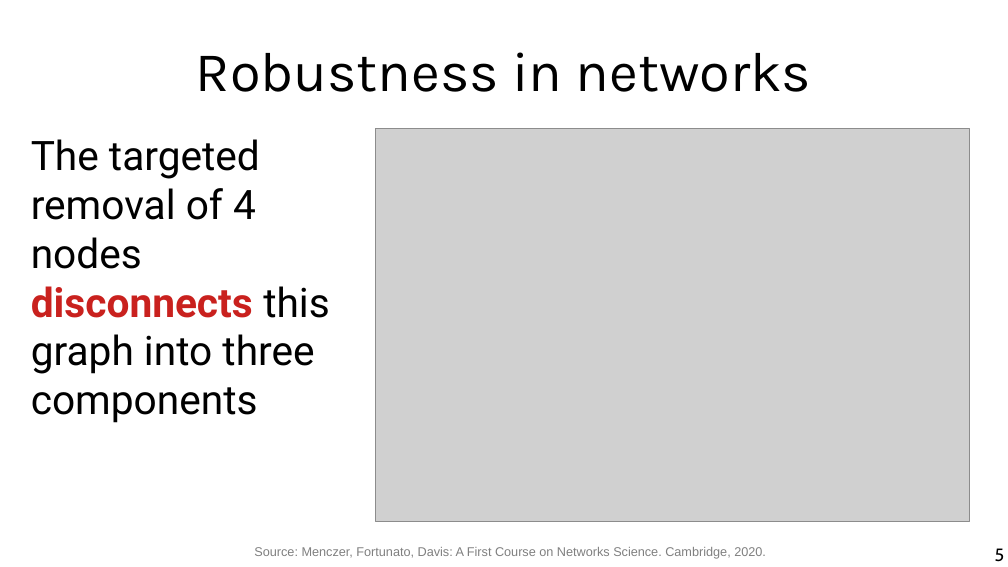
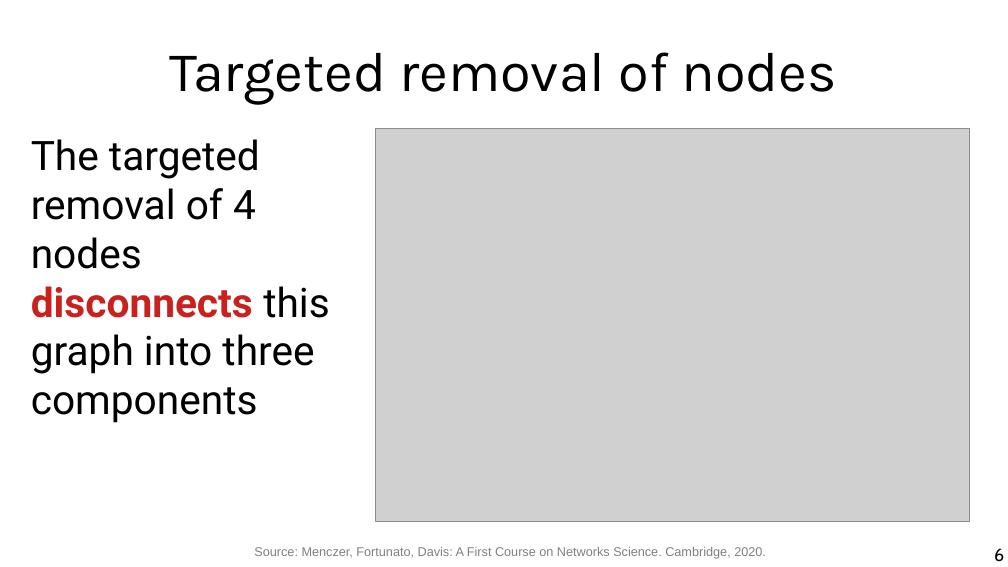
Before and after one commit to chatox/networks-science-course, a slide deck: slide 6 of theory/odp/tt19-k_cores.odp (slide 5 before the commit). Drawn at 1008x567 pixels with LibreOffice and Linux fonts; fonts in the diff are those of the drawing; grey boxes stand for pictures. Boxes give left, top, right and bottom in pixels: in the first picture for what was removed or moved away, otherwise in the second. Text is boxed around its words. In the diff, an @@ line names an element or a change of style, - is before the commit and + after.

```diff
--- a/theory/odp/tt19-k_cores.odp
+++ b/theory/odp/tt19-k_cores.odp
@@ title at box(170, 52, 837, 105): text changed @@
-Robustness in networks
+Targeted removal of nodes
@@ page number at box(994, 548, 1004, 562): text changed @@
-5
+6
```
Also in this commit, not shown: 3 other slides changed, 11 other files.
